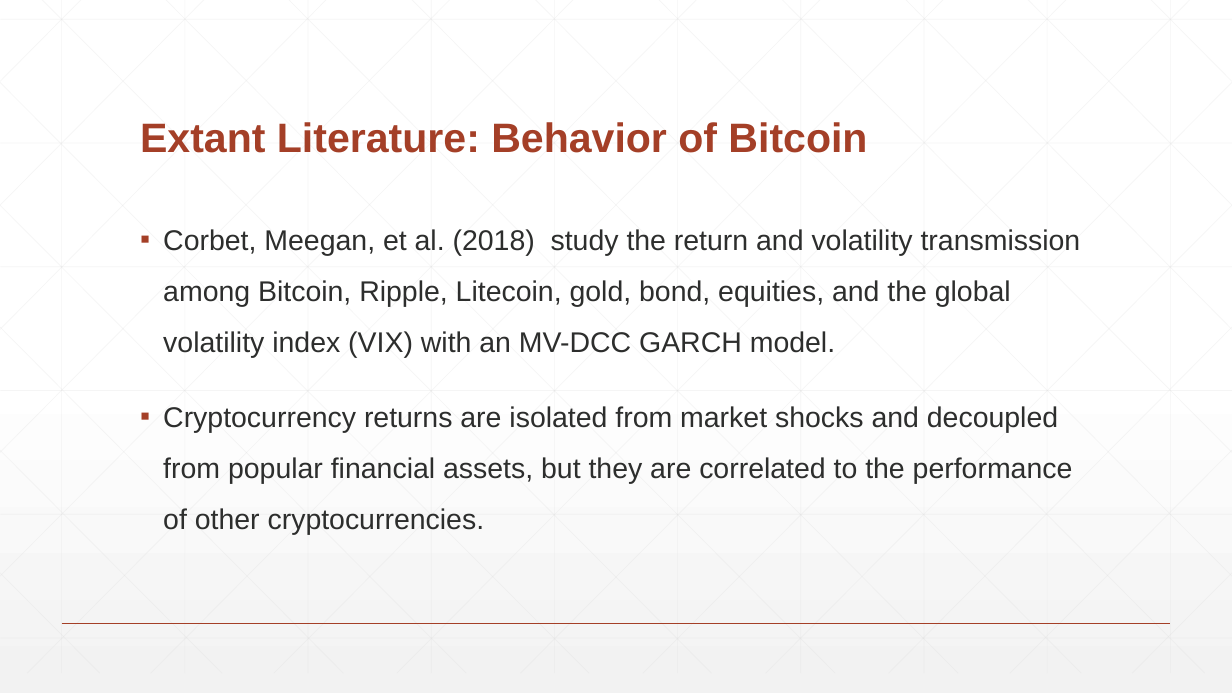
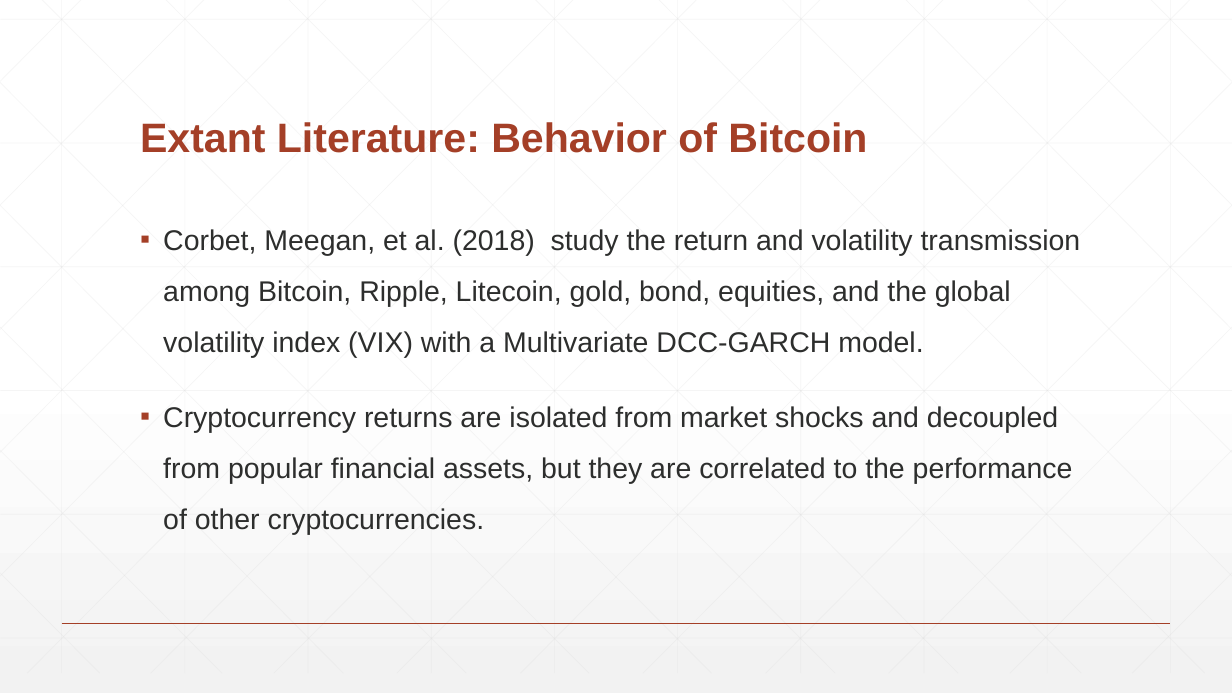
Before and after one commit to LongSimple/ECON-4008-Macro-Modeling, a slide deck: slide 12 of Writing Assignments/Preliminary Research Presentation.pptx. Drawn at 1232x693 pixels with LibreOffice and Linux fonts; fonts in the diff are those of the drawing. Boxes give left, top, right and bottom in pixels: in the first picture for what was removed or moved away, otherwise in the second. Text is boxed around its words. In the diff, an @@ line names an element or a change of style, - is before the commit and + after.

Commit message:
Updated ppt

```diff
--- a/Writing Assignments/Preliminary Research Presentation.pptx
+++ b/Writing Assignments/Preliminary Research Presentation.pptx
@@ text at [163,229,1081,358]: text changed @@
-▪ Corbet, Meegan, et al. (2018) study the return and volatility transmission among Bitcoin, Ripple, Litecoin, gold, bond, equities, and the global volatility index (VIX) with an MV-DCC GARCH model.
+▪ Corbet, Meegan, et al. (2018) study the return and volatility transmission among Bitcoin, Ripple, Litecoin, gold, bond, equities, and the global volatility index (VIX) with a Multivariate DCC-GARCH model.
```
Also in this commit, not shown: 1 other slide changed.
